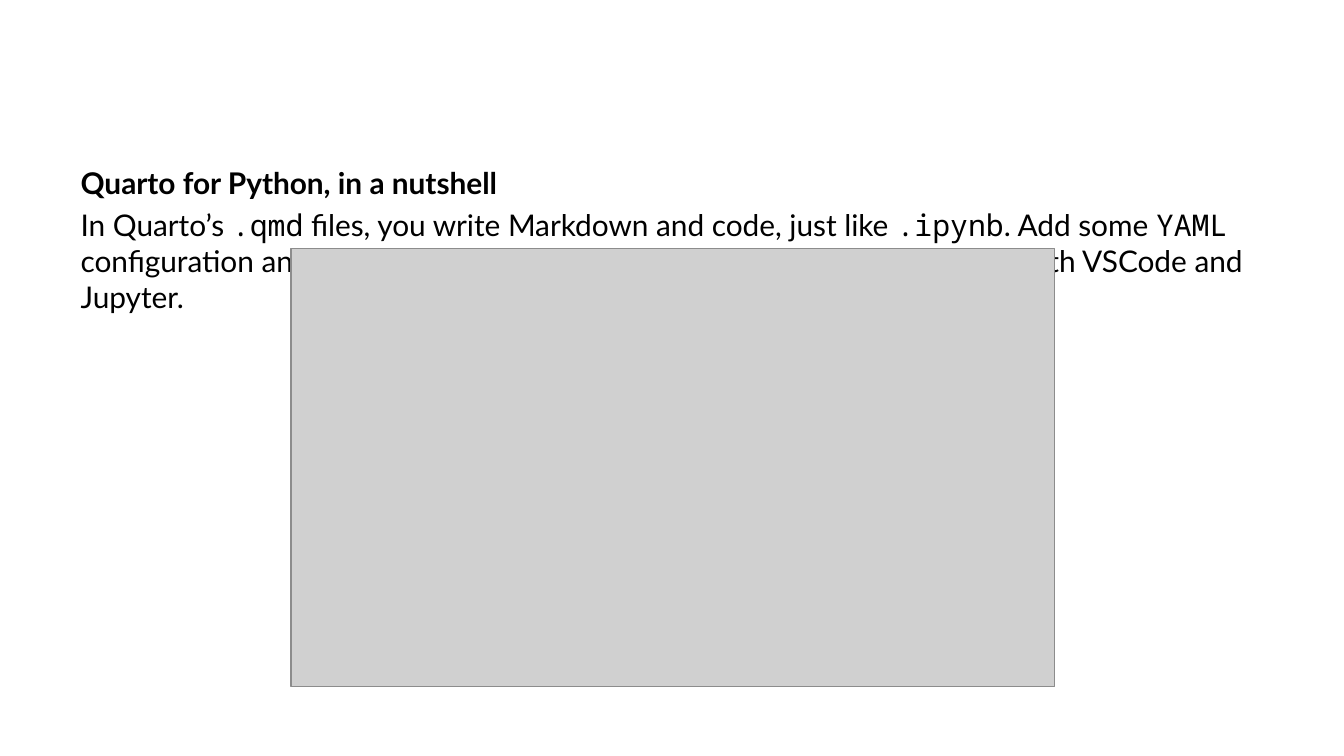
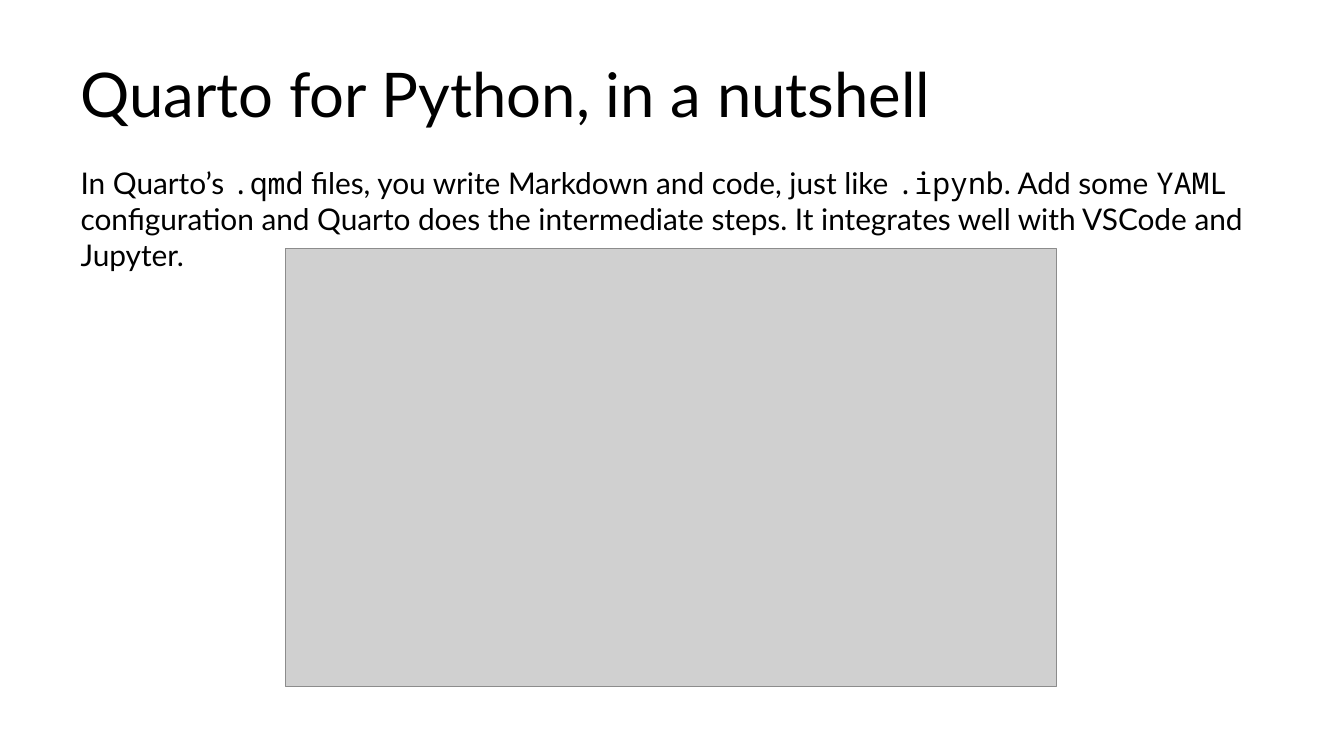
Before and after one commit to lucas-a-meyer/using-quarto, a slide deck: slide 7 of docs/presentation.pptx. Drawn at 1344x756 pixels with LibreOffice and Linux fonts; fonts in the diff are those of the drawing; grey boxes stand for pictures. Boxes give left, top, right and bottom in pixels: in the first picture for what was removed or moved away, otherwise in the second. Text is boxed around its words. In the diff, an @@ line names an element or a change of style, - is before the commit and + after.

```diff
--- a/docs/presentation.pptx
+++ b/docs/presentation.pptx
@@ title added at box(81, 71, 930, 128), 33 pt, text #000000 @@
+Quarto for Python, in a nutshell
@@ text at box(81, 171, 497, 199): paragraph removed @@
-Quarto for Python, in a nutshell
@@ picture: place and size @@
-picture at box(292, 249, 1055, 687)
+picture at box(285, 249, 1056, 687)
```
Also in this commit, not shown: 18 other slides changed, 8 slides added, 11 slides removed, 43 other files.
